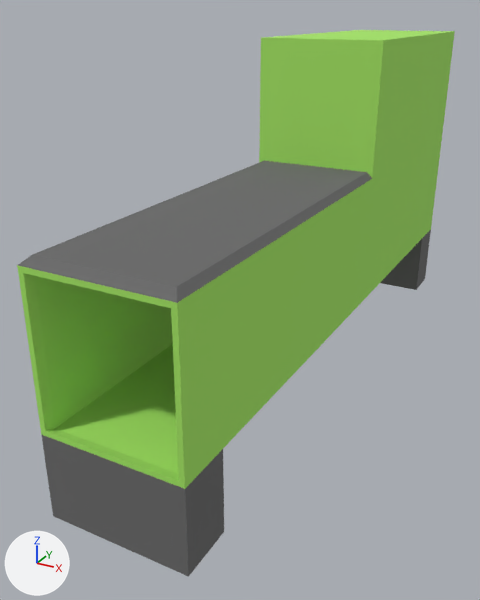
One commit to the Blender file Assets/DoneByJaj/untitled.blend: the scene before it, then after it.
One viewpoint serves both versions: a 50 mm lens placed at (2.09, -5.15, 1.62), pointed at (-0.29, -0.82, -0.54). Arrows for +X, +Y and +Z are at lower left; the lights stay in place. Objects named as collision shapes, trigger or cutter boxes, shadow casters or lower levels of detail are left out.

The scene before the commit, as lines of its bpy script (objects in view):
```python
me_cube_003 = bpy.data.meshes.new('Cube.003')
me_cube_003.from_pydata(...)  # 89 vertices, 63 faces, 2 loose edges; spans x -0.54..0.46, y -3.25..1.79, z -1.09..1.58
# faces by material slot: [9, 36, 18]
me_cube_003.materials.append(mat_material_002)  # brown #aa825c
me_cube_003.materials.append(mat_material_001)  # green #a6e764
me_cube_003.materials.append(mat_material_004)  # dark grey #6a6a6a
me_mesh_0 = bpy.data.meshes.new('Mesh_0')
me_mesh_0.from_pydata(...)  # 957 vertices, 319 faces; spans x -0.48..0.52, y -2.86..2.19, z -1.26..1.41
me_mesh_0.materials.append(mat_material_0)  # green #427e09
ob_reference = bpy.data.objects.new('Reference', me_mesh_0)
ob_reference.location = (0.0, 0.0, 0.0)
ob_reference.hide_set(True)
ob_sawmill_col = bpy.data.objects.new('Sawmill-col', me_cube_003)
ob_sawmill_col.location = (0.048, 0.386, -0.168)
```
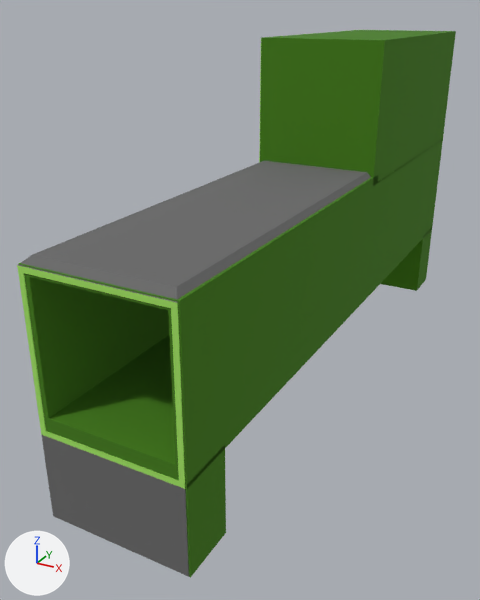
Boxes (x1, y1, x2, y2) around the edits, measured in the pictures (480 x 600 px):
'Reference', shown (green)
    after: (19, 30, 456, 578)
'Sawmill-col', unchanged, covered by the edit
    before: (17, 30, 455, 577)
    after: (17, 65, 382, 577)

The change, as a list of edits to the scene's bpy script:
```text
Change ob_reference:
    remove ob_reference.hide_set(True)
```
